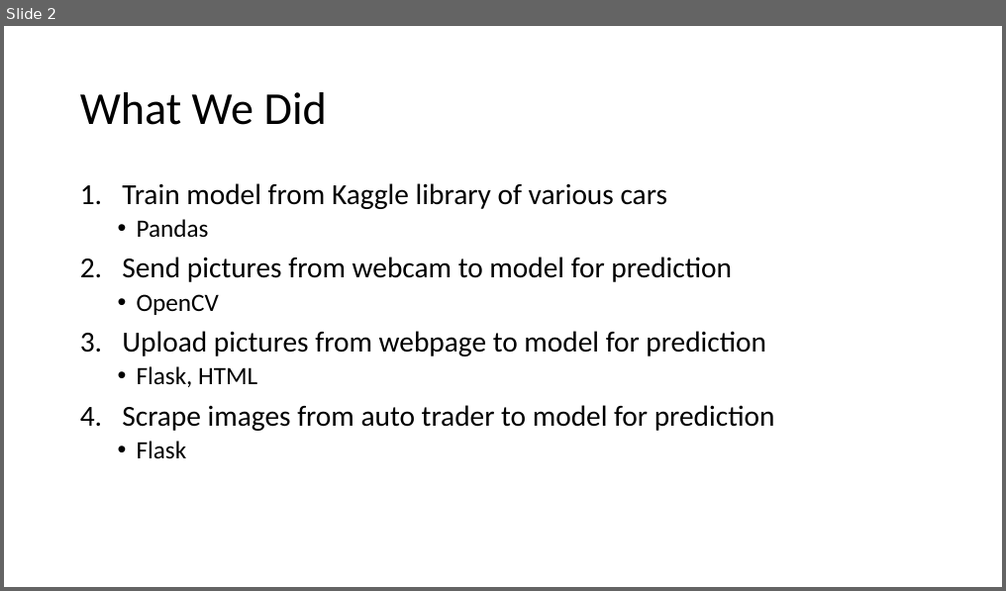
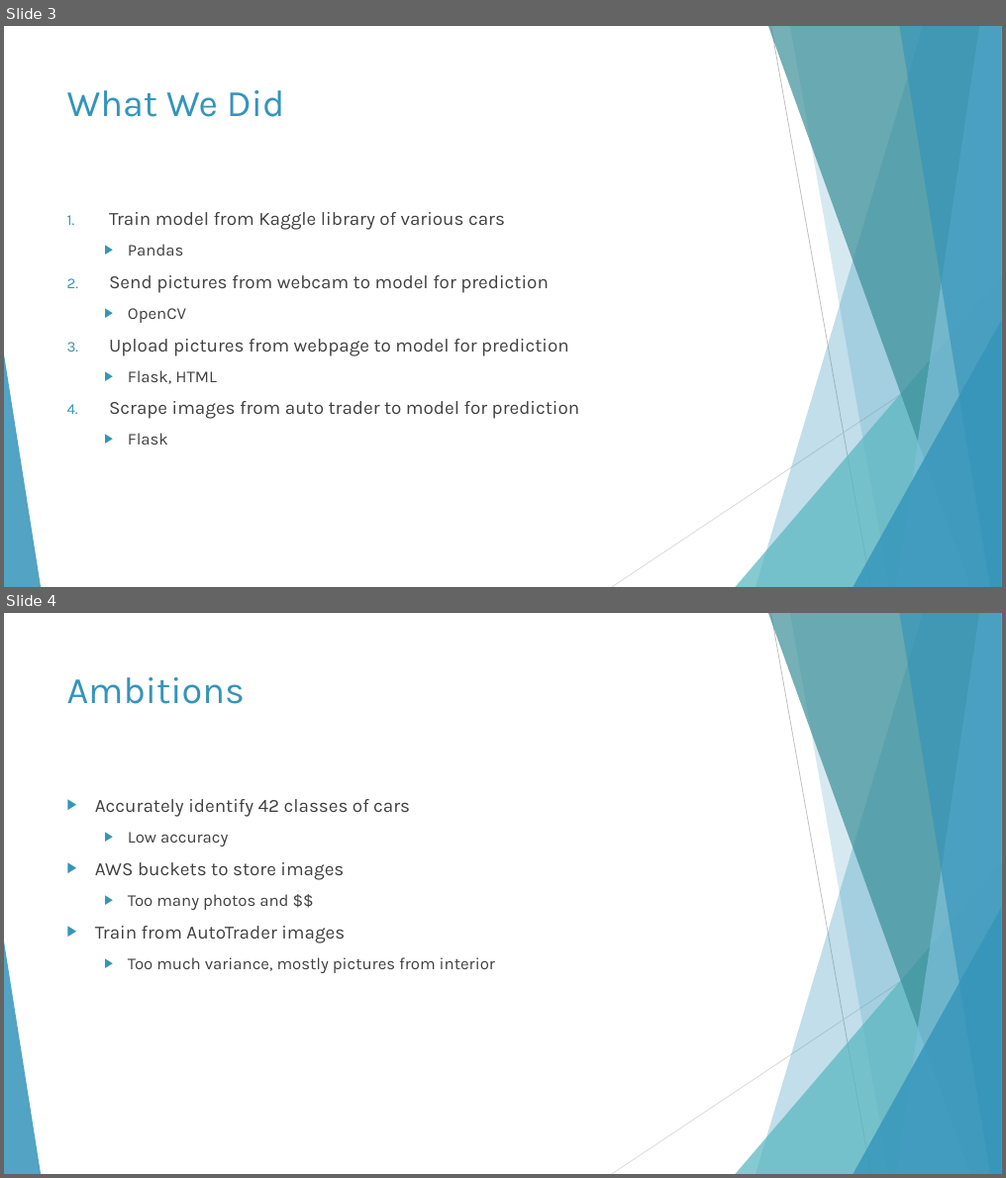
Before and after one commit to shreyasachdev/Project_4, a slide deck: Final Project.pptx. Shown one above the other, each under a label of ours: slide 2 before the commit, slides 3 and 4 after it. The pictures are 1006x591 and 1006x1178 pixels, drawn with LibreOffice and Linux fonts; fonts in the diff are those of the drawing. Boxes give left, top, right and bottom in pixels: in the first picture for what was removed or moved away, otherwise in the second. Text is boxed around its words. In the diff, an @@ line names an element or a change of style, - is before the commit and + after.

```diff
--- a/Final Project.pptx
+++ b/Final Project.pptx
@@ slide 4 added at (4,613,1002,1174), background #FFFFFF; not listed: 10 template elements that a slide beside it also shows @@
@@ title added at (67,677,245,704), 36 pt, text #3494BA @@
+Ambitions
@@ text added at (95,799,495,973), 18 pt, text #404040 @@
+▶ Accurately identify 42 classes of cars
+  ▶ Low accuracy
+▶ AWS buckets to store images
+  ▶ Too many photos and $$
+▶ Train from AutoTrader images
+  ▶ Too much variance, mostly pictures from interior
@@ what was slide 2 is now slide 3 @@
@@ slide 3 changed as well @@
@@ title "What We Did": place and size @@
-title "What We Did" at (80,92,327,125)
+title "What We Did" at (67,90,285,117)
@@ title "What We Did" at (67,90,285,117): size 44 to 36 pt, font Calibri to Karla, text colour #000000 to #3494BA; line spacing 0.9 to 1; vertical alignment middle to top @@
@@ text "Train model from Kaggle library ...": place and size @@
-text "Train model from Kaggle library ..." at (122,183,775,460)
+text "Train model from Kaggle library ..." at (109,212,580,445)
@@ text "Train model from Kaggle library ..." at (109,212,580,445): size 28 to 18 pt in "Train model from Kaggle library of various ...", "Send pictures from webcam to model for ...", "Upload pictures from webpage to model for ...", "Scrape images from auto trader to model ..."; font Calibri to Karla, text colour #000000 to #404040; size 24 to 16 pt in "Pandas", "OpenCV", "Flask, HTML", "Flask"; line spacing 0.9 to 1; bullet • to ▶; more space between paragraphs @@
@@ group added at (4,26,1002,587): 5 freeform shapes, 3 triangles, 2 lines @@
```
Also in this commit, not shown: 3 other slides changed, 3 other slides added, 3 other files.
